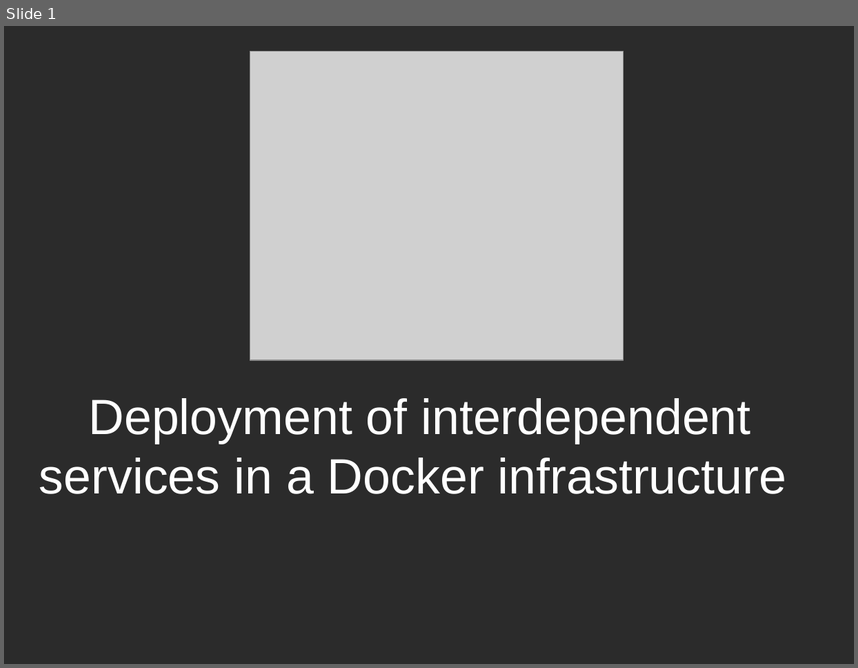
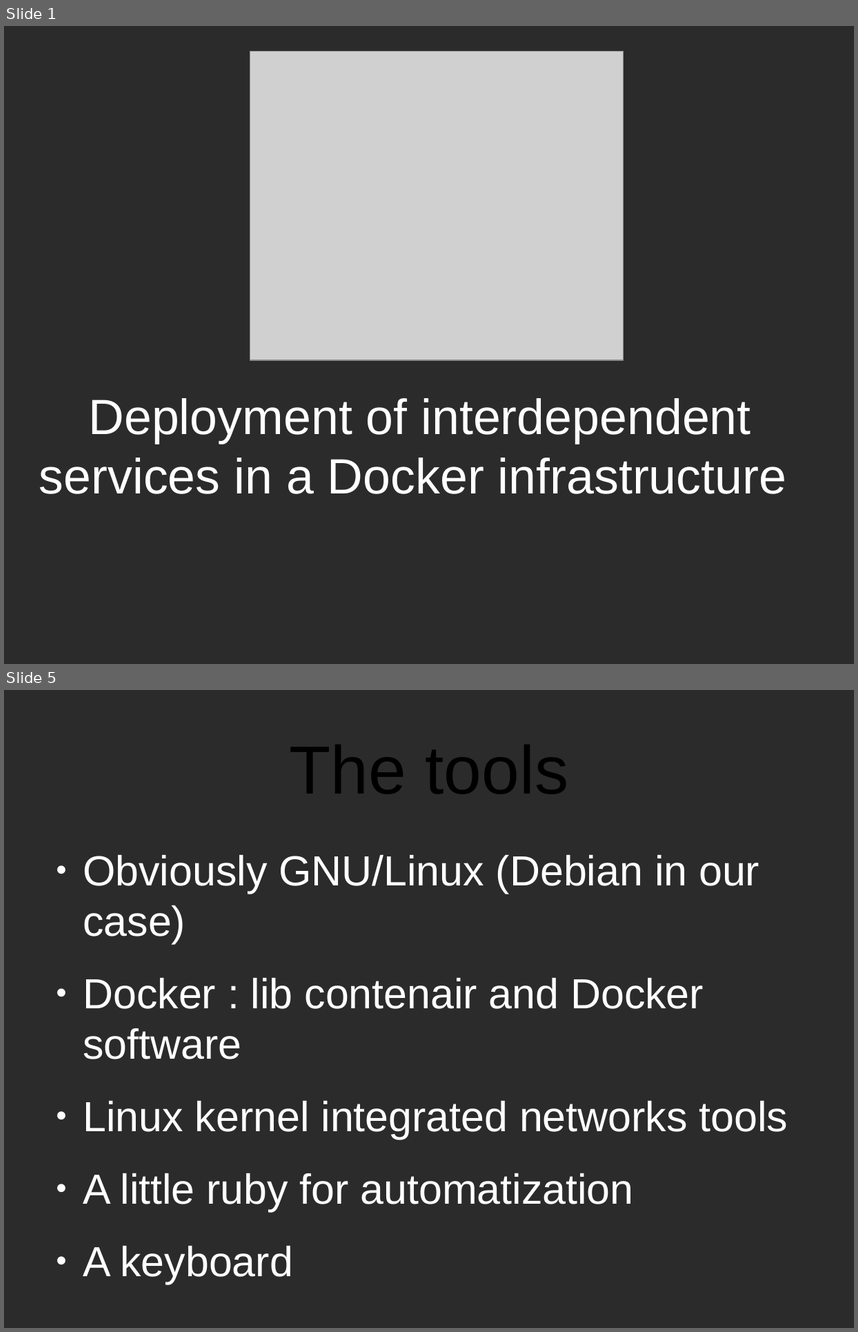
Before and after one commit to CPTmath67/anglais, a slide deck: presentation.odp. Shown one above the other, each under a label of ours: slide 1 before the commit, slides 1 and 5 after it; the slides between them are not shown. The pictures are 858x668 and 858x1332 pixels, drawn with LibreOffice and Linux fonts; fonts in the diff are those of the drawing; grey boxes stand for pictures; background and template pictures are left out; a plain dark background stands for a picture behind light text. Boxes give left, top, right and bottom in pixels: in the first picture for what was removed or moved away, otherwise in the second. Text is boxed around its words. In the diff, an @@ line names an element or a change of style, - is before the commit and + after.

```diff
--- a/presentation.odp
+++ b/presentation.odp
@@ slide 5 added at [4,690,854,1328], background picture (left out) @@
@@ title added at [290,745,568,794], 63.4 pt, text #000000 @@
+The tools
@@ text added at [83,855,789,1211], 39.3 pt, text #FFFFFF @@
+● Obviously GNU/Linux (Debian in our case)
+● Docker : lib contenair and Docker software
+● Linux kernel integrated networks tools
+● A little ruby for automatization
+● A keyboard
```
Also in this commit, not shown: 4 other slides added, 1 other file.
